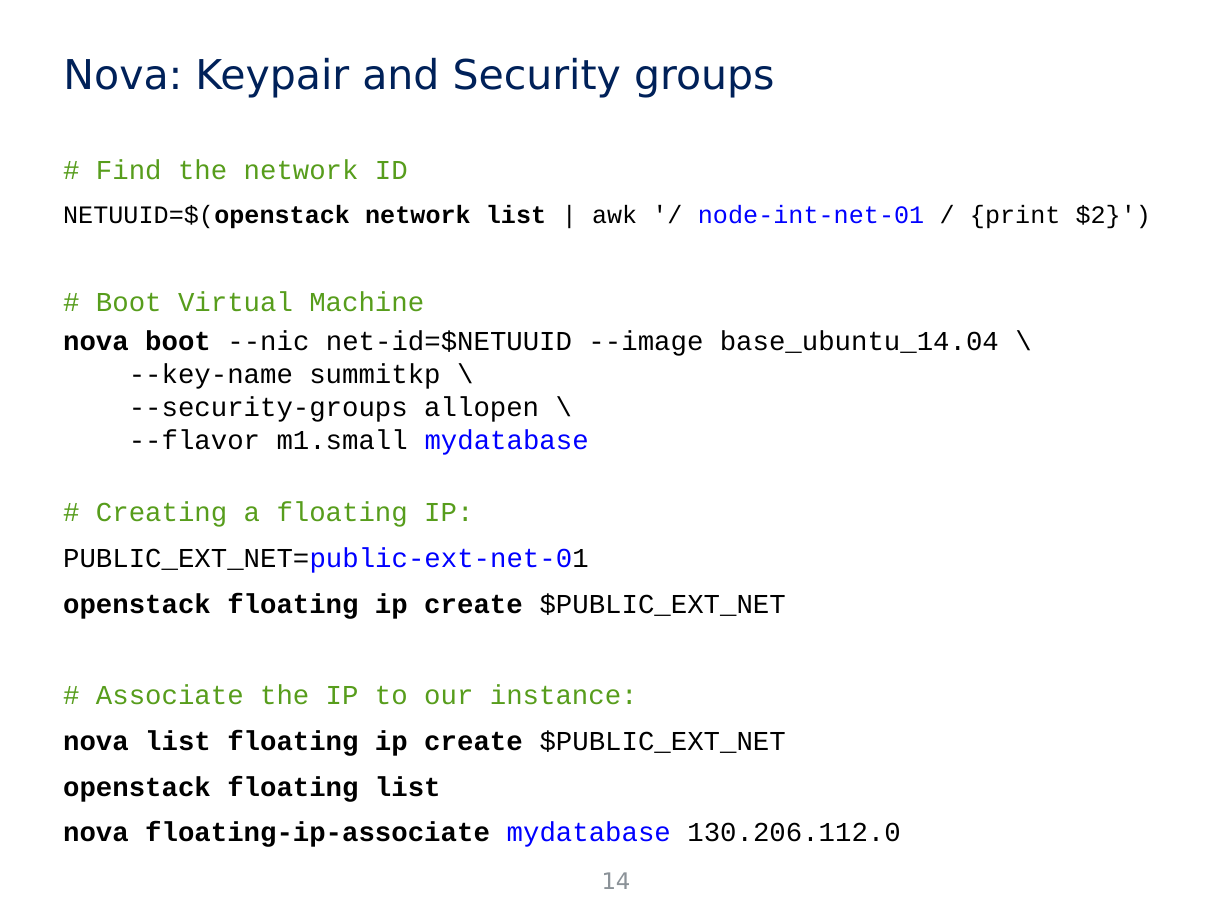
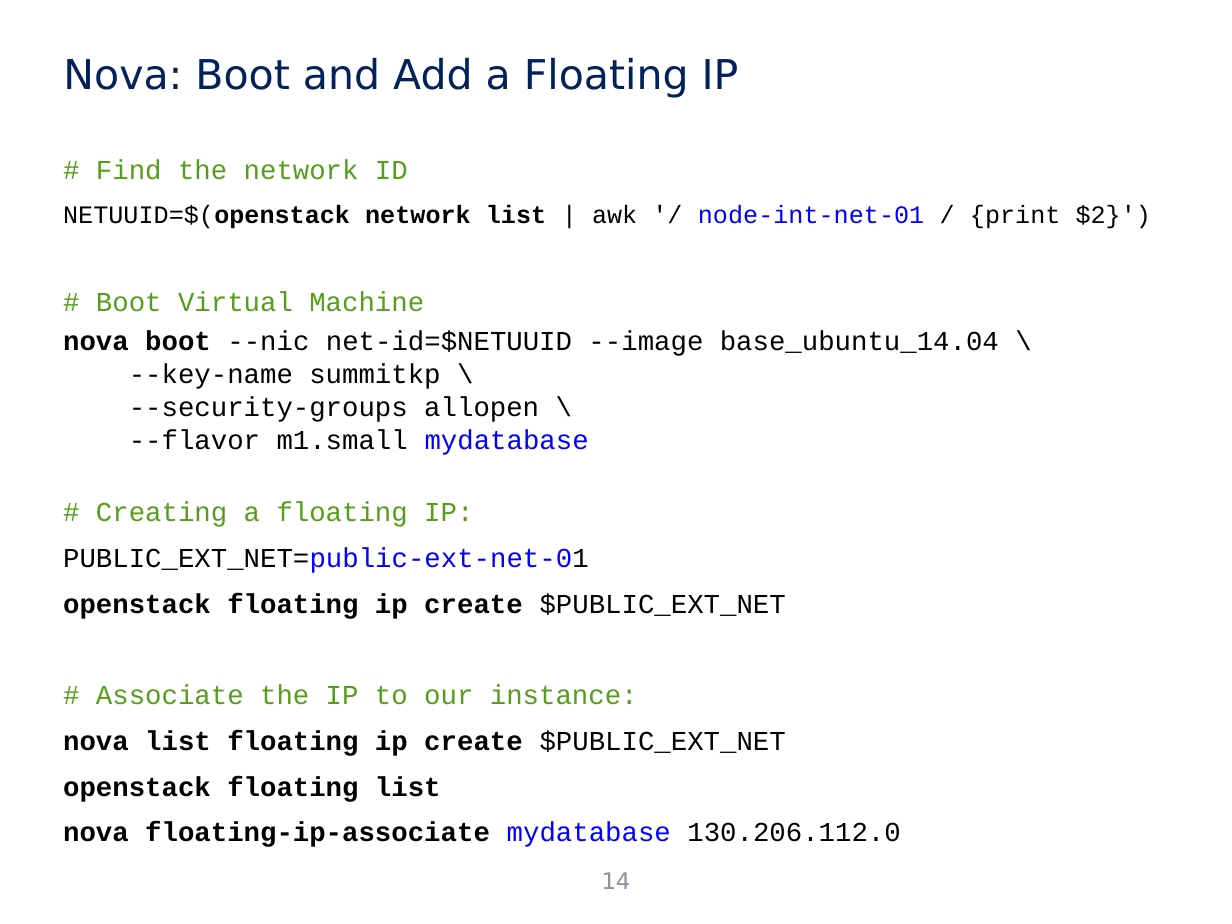
Before and after one commit to jicarretero/SummitMalaga2016, a slide deck: slide 14 of FiwareMalaga.odp. Drawn at 1232x924 pixels with LibreOffice and Linux fonts; fonts in the diff are those of the drawing; background and template pictures are left out. Boxes give left, top, right and bottom in pixels: in the first picture for what was removed or moved away, otherwise in the second. Text is boxed around its words. In the diff, an @@ line names an element or a change of style, - is before the commit and + after.

```diff
--- a/FiwareMalaga.odp
+++ b/FiwareMalaga.odp
@@ title at <box>63,57,739,98</box>: text changed @@
-Nova: Keypair and Security groups
+Nova: Boot and Add a Floating IP
```
Also in this commit, not shown: 10 other slides changed, 3 slides added, 7 other files.
